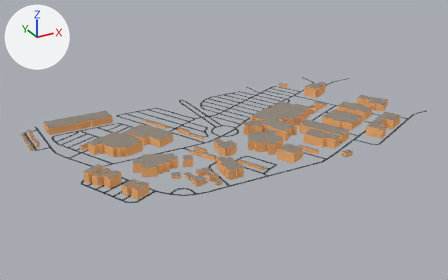
One commit to the Blender file Assets/map/models/mapOutline.blend: the scene before it, then after it.
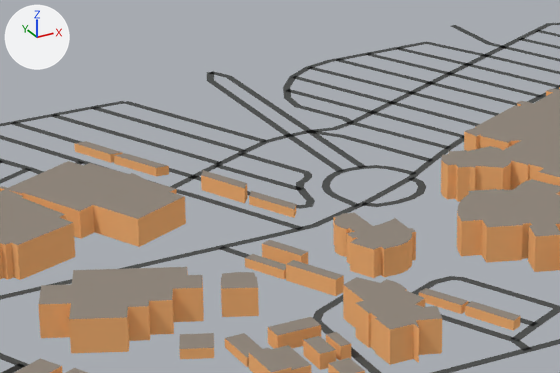
The first picture shows the older version from a 50 mm lens placed at (-522.0, -889.0, 430.0), pointed at (-28.0, 10.0, -19.0). The close-ups show both versions on the part from 27% to 62% of the width and 29% to 65% of the height of that picture. Every picture has the same lights, and +X, +Y and +Z are marked at upper left. The same objects are shown in both versions, whatever each file hides.

Objects in the first close-up: 'map_2.osm_buildings', 'map_2.osm_roads_service'.
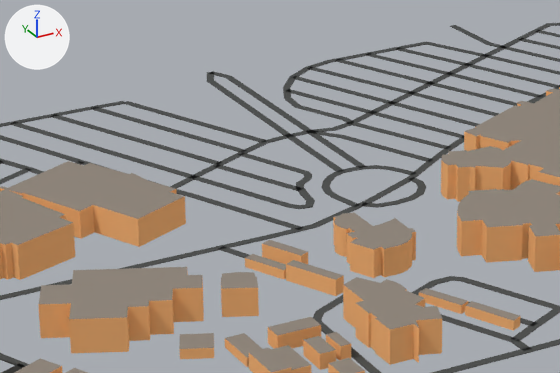
The change, as a list of edits to the scene's bpy script:
```text
Change me_map_2_osm_buildings:
    where me_map_2_osm_buildings.from_pydata(...)  # 1130 vertices, 617 faces; spans x -351.0..313.0, y -185.0..173.0, z 0.0..20.0
    used by ob_map_2_osm_buildings; location = (0.0, 0.0, 0.0)
    me_map_2_osm_buildings part 1: the loose piece of 8 vertices spanning x -104.0..-89.0, y 17.0..47.0, z 0.0..8.0 is deleted
    me_map_2_osm_buildings part 2: the loose piece of 8 vertices spanning x -128.0..-110.0, y 68.0..94.0, z 0.0..5.0 is deleted
    me_map_2_osm_buildings part 3: the loose piece of 8 vertices spanning x -91.0..-76.0, y -10.0..20.0, z 0.0..4.0 is deleted
    me_map_2_osm_buildings part 4: the loose piece of 8 vertices spanning x -139.0..-123.0, y 95.0..119.0, z 0.0..5.0 is deleted
Add me_map_2_osm_roads_service:
    me_map_2_osm_roads_service.from_pydata(...)  # 1468 vertices, 1322 faces; spans x -345.0..362.0, y -183.0..197.0, z 0.0
    me_map_2_osm_roads_service.polygons.foreach_set('use_smooth', [True] * 1322)
    me_map_2_osm_roads_service.materials.append(mat_roads_service)  # dark grey #535554
Change ob_map_2_osm_roads_service:
    ob_map_2_osm_roads_service: bpy.data.objects.new('map_2.osm_roads_service', cu_map_2_osm_roads_service) -> bpy.data.objects.new('map_2.osm_roads_service', me_map_2_osm_roads_service)
```

Location of each change, [x1, y1, x2, y2] in pixels of the close-ups (560 x 373 px):
'map_2.osm_roads_service', reshaped: [0, 23, 560, 373] in both
part 1 of me_map_2_osm_buildings, deleted: before [201, 170, 248, 203]
part 2 of me_map_2_osm_buildings, deleted: before [114, 153, 169, 176]
part 3 of me_map_2_osm_buildings, deleted: before [249, 191, 296, 218]
part 4 of me_map_2_osm_buildings, deleted: before [74, 141, 123, 163]
